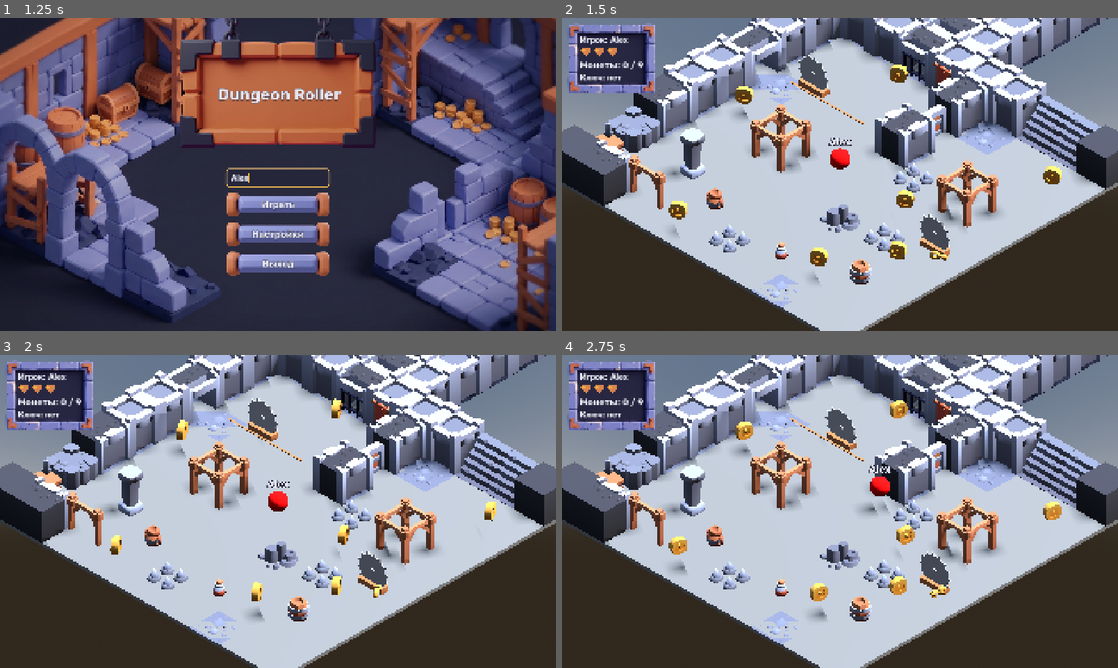
Above: before the commit, frames 1-4 (two rows, left to right).
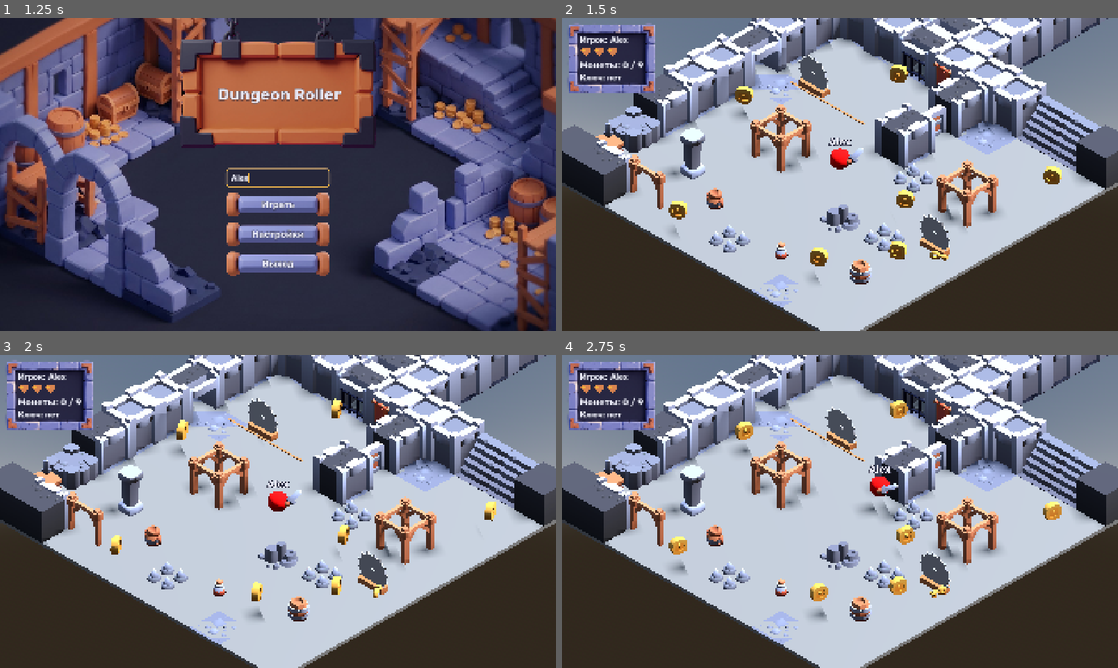
Above: after the commit, the same moments.

Repository: farikgg/godot_assignment
Game: Godot game, scene res://scenes/main_menu.tscn
Same seed, same stepped clock (60 frames per second), same inputs: the game is played once before the commit and once after it.
Inputs (mouse positions are in pixels of both pictures, inside the frame that each line leads up to):
- Up to frame 1 (1.25 s): click (278, 177) at 0.52 s; type "Alex" at 0.6 s
- Up to frame 2 (1.5 s): click "Играть" at 1.25 s
- Up to frame 3 (2 s): no input
- Up to frame 4 (2.75 s): hold D (move_right) from 2.03 s (still down); hold J (attack, bound only after the commit) from 2.03 s (still down); tap Space (jump) at 2.27 s

Frame 1 is identical in both runs. In frame 2, less than 0.1% of the frame differs, in the area x 51-55%, y 41-47%; in frame 3, less than 0.1%; in frame 4, 0.2%, in the area x 56-64%, y 40-54%.

Commit message:
A6 stage 4: sword with cooldown and self-destroying slash hitbox
- Input action "attack" (J, left mouse button).
- scenes/weapons/sword.tscn + scripts/weapons/sword.gd: weapon-sword.glb
  on a top_level node (the ball rolls) that follows the player and faces
  the last non-zero movement direction; attack has a 0.5 s cooldown via
  Time.get_ticks_msec(), a Tween swing on Pivot, a swing sound player and
  spawns a Slash in front of the ball.
- scenes/weapons/slash.tscn + scripts/weapons/slash.gd (class_name Slash):
  1.2 m Area3D, frees itself after 0.15 s (pause-aware timer), calls
  hit_by_weapon(damage) once per body, including bodies already inside
  when it appears (overlap scan + body_entered, de-duplicated by id).
- player.tscn: Sword child.

Co-Authored-By: Claude Opus 5.5 <noreply@anthropic.com>

Diff:
--- a/project.godot
+++ b/project.godot
@@ -77,6 +77,12 @@
 "events": [Object(InputEventKey,"resource_local_to_scene":false,"resource_name":"","device":-1,"window_id":0,"alt_press …(195 unchanged characters)…
 ]
 }
+attack={
+"deadzone": 0.2,
+"events": [Object(InputEventKey,"resource_local_to_scene":false,"resource_name":"","device":-1,"window_id":0,"alt_pressed":false,"shift_pressed":false,"ctrl_pressed":false,"meta_pressed":false,"pressed":false,"keycode":0,"physical_keycode":74,"key_label":0,"unicode":0,"location":0,"echo":false,"script":null)
+, Object(InputEventMouseButton,"resource_local_to_scene":false,"resource_name":"","device":-1,"window_id":0,"alt_pressed":false,"shift_pressed":false,"ctrl_pressed":false,"meta_pressed":false,"button_mask":0,"position":Vector2(0, 0),"global_position":Vector2(0, 0),"factor":1.0,"button_index":1,"canceled":false,"pressed":false,"double_click":false,"script":null)
+]
+}
 
 [physics]
 
--- a/scenes/player.tscn
+++ b/scenes/player.tscn
@@ -3,6 +3,7 @@
 [ext_resource type="Script" uid="uid://dbu6vcpp1315k" path="res://scripts/player.gd" id="1_3vyb7"]
 [ext_resource type="Script" path="res://scripts/name_tag.gd" id="2_nametag"]
 [ext_resource type="Script" path="res://scripts/health.gd" id="3_health"]
+[ext_resource type="PackedScene" path="res://scenes/weapons/sword.tscn" id="4_sword"]
 
 [sub_resource type="SphereShape3D" id="SphereShape3D_7yv6r"]
 
@@ -41,3 +42,5 @@
 [node name="Health" type="Node" parent="." unique_id=1771300001]
 script = ExtResource("3_health")
 blink_target = NodePath("../MeshInstance3D")
+
+[node name="Sword" parent="." unique_id=1771300030 instance=ExtResource("4_sword")]
--- /dev/null
+++ b/scenes/weapons/slash.tscn
@@ -0,0 +1,28 @@
+[gd_scene format=3]
+
+[ext_resource type="Script" path="res://scripts/weapons/slash.gd" id="1_script"]
+
+[sub_resource type="BoxShape3D" id="BoxShape3D_slash"]
+size = Vector3(1.2, 1.0, 1.2)
+
+[sub_resource type="StandardMaterial3D" id="StandardMaterial3D_trail"]
+transparency = 1
+shading_mode = 0
+cull_mode = 2
+albedo_color = Color(0.94902, 0.701961, 0.239216, 0.35)
+
+[sub_resource type="QuadMesh" id="QuadMesh_trail"]
+material = SubResource("StandardMaterial3D_trail")
+size = Vector2(1.2, 1.2)
+orientation = 1
+
+[node name="Slash" type="Area3D"]
+monitorable = false
+script = ExtResource("1_script")
+
+[node name="CollisionShape3D" type="CollisionShape3D" parent="."]
+shape = SubResource("BoxShape3D_slash")
+
+[node name="Trail" type="MeshInstance3D" parent="."]
+cast_shadow = 0
+mesh = SubResource("QuadMesh_trail")
--- /dev/null
+++ b/scenes/weapons/sword.tscn
@@ -0,0 +1,18 @@
+[gd_scene format=3]
+
+[ext_resource type="Script" path="res://scripts/weapons/sword.gd" id="1_script"]
+[ext_resource type="PackedScene" uid="uid://10vjxdluiayx" path="res://assets/Map/weapon-sword.glb" id="2_model"]
+[ext_resource type="PackedScene" path="res://scenes/weapons/slash.tscn" id="3_slash"]
+
+[node name="Sword" type="Node3D"]
+top_level = true
+script = ExtResource("1_script")
+slash_scene = ExtResource("3_slash")
+
+[node name="Pivot" type="Node3D" parent="."]
+
+[node name="Model" parent="Pivot" instance=ExtResource("2_model")]
+transform = Transform3D(2.5, 0, 0, 0, 0.8550504, 2.3492315, 0, -2.3492315, 0.8550504, 0, 0, 0)
+
+[node name="SwingSfx" type="AudioStreamPlayer" parent="."]
+max_polyphony = 4
--- /dev/null
+++ b/scripts/weapons/slash.gd
@@ -0,0 +1,25 @@
+class_name Slash
+extends Area3D
+
+@export var lifetime: float = 0.15
+@export var damage: int = 1
+
+# instance ids already hit: every body is hit exactly once
+var _hit: Dictionary = {}
+
+func _ready() -> void:
+	body_entered.connect(_try_hit)
+	get_tree().create_timer(lifetime, false).timeout.connect(queue_free)
+
+func _physics_process(_delta: float) -> void:
+	# bodies that were already inside when the slash appeared may not raise body_entered
+	for body in get_overlapping_bodies():
+		_try_hit(body)
+
+func _try_hit(body: Node3D) -> void:
+	if body == null or _hit.has(body.get_instance_id()):
+		return
+	if not body.has_method("hit_by_weapon"):
+		return
+	_hit[body.get_instance_id()] = true
+	body.call("hit_by_weapon", damage)
--- /dev/null
+++ b/scripts/weapons/sword.gd
@@ -0,0 +1,75 @@
+extends Node3D
+
+@export var cooldown: float = 0.5
+@export var slash_scene: PackedScene
+## Hitbox centre in front of the ball, metres.
+@export var slash_distance: float = 0.9
+## Where the sword hangs, in the facing frame (x right, y up, -z forward).
+@export var hold_offset: Vector3 = Vector3(0.65, 0.2, -0.1)
+@export var swing_arc_degrees: float = 75.0
+@export var swing_time: float = 0.12
+
+@onready var _player: RigidBody3D = get_parent() as RigidBody3D
+@onready var _pivot: Node3D = $Pivot
+@onready var _swing_sfx: AudioStreamPlayer = $SwingSfx
+
+var _facing: Vector3 = Vector3.FORWARD
+var _last_attack_ms: int = -1_000_000
+var _tween: Tween
+
+func _ready() -> void:
+	assert(_player != null, "Sword must be a child of the player RigidBody3D")
+	if slash_scene == null:
+		push_error("Sword: slash_scene is not set")
+	# the ball rolls, so the sword must not inherit its rotation
+	top_level = true
+	_follow()
+
+func _process(_delta: float) -> void:
+	var flat := Vector3(_player.linear_velocity.x, 0.0, _player.linear_velocity.z)
+	if flat.length() > 0.3:
+		_facing = flat.normalized()
+	_follow()
+
+func _unhandled_input(event: InputEvent) -> void:
+	if event.is_action_pressed("attack", false):
+		if try_attack():
+			get_viewport().set_input_as_handled()
+
+func _follow() -> void:
+	var facing_basis := Basis.looking_at(_facing, Vector3.UP)
+	global_transform = Transform3D(facing_basis, _player.global_position + facing_basis * hold_offset)
+
+func try_attack() -> bool:
+	var health: Health = _player.get_node_or_null("Health") as Health
+	if health != null and health.is_dead():
+		return false
+	var now: int = Time.get_ticks_msec()
+	if now - _last_attack_ms < int(cooldown * 1000.0):
+		return false
+	_last_attack_ms = now
+	_play_swing()
+	_spawn_slash()
+	_swing_sfx.play()
+	return true
+
+func _play_swing() -> void:
+	if _tween != null and _tween.is_valid():
+		_tween.kill()
+	_pivot.rotation_degrees.y = swing_arc_degrees
+	_tween = create_tween()
+	_tween.tween_property(_pivot, "rotation_degrees:y", -swing_arc_degrees, swing_time) \
+		.set_trans(Tween.TRANS_QUAD).set_ease(Tween.EASE_OUT)
+	_tween.tween_property(_pivot, "rotation_degrees:y", 0.0, swing_time * 1.5)
+
+func _spawn_slash() -> void:
+	if slash_scene == null:
+		return
+	var slash: Slash = slash_scene.instantiate() as Slash
+	if slash == null:
+		push_error("Sword: slash_scene root is not a Slash")
+		return
+	var parent: Node = get_tree().current_scene if get_tree().current_scene != null else _player.get_parent()
+	parent.add_child(slash)
+	slash.global_transform = Transform3D(Basis.looking_at(_facing, Vector3.UP),
+		_player.global_position + _facing * slash_distance)
Not shown, added: scripts/weapons/slash.gd.uid
Not shown, added: scripts/weapons/sword.gd.uid
